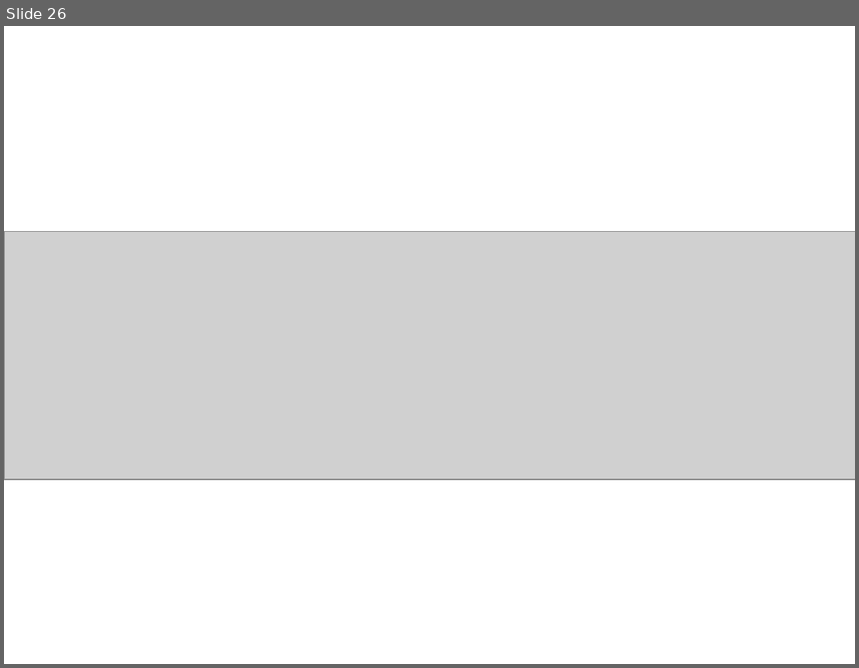
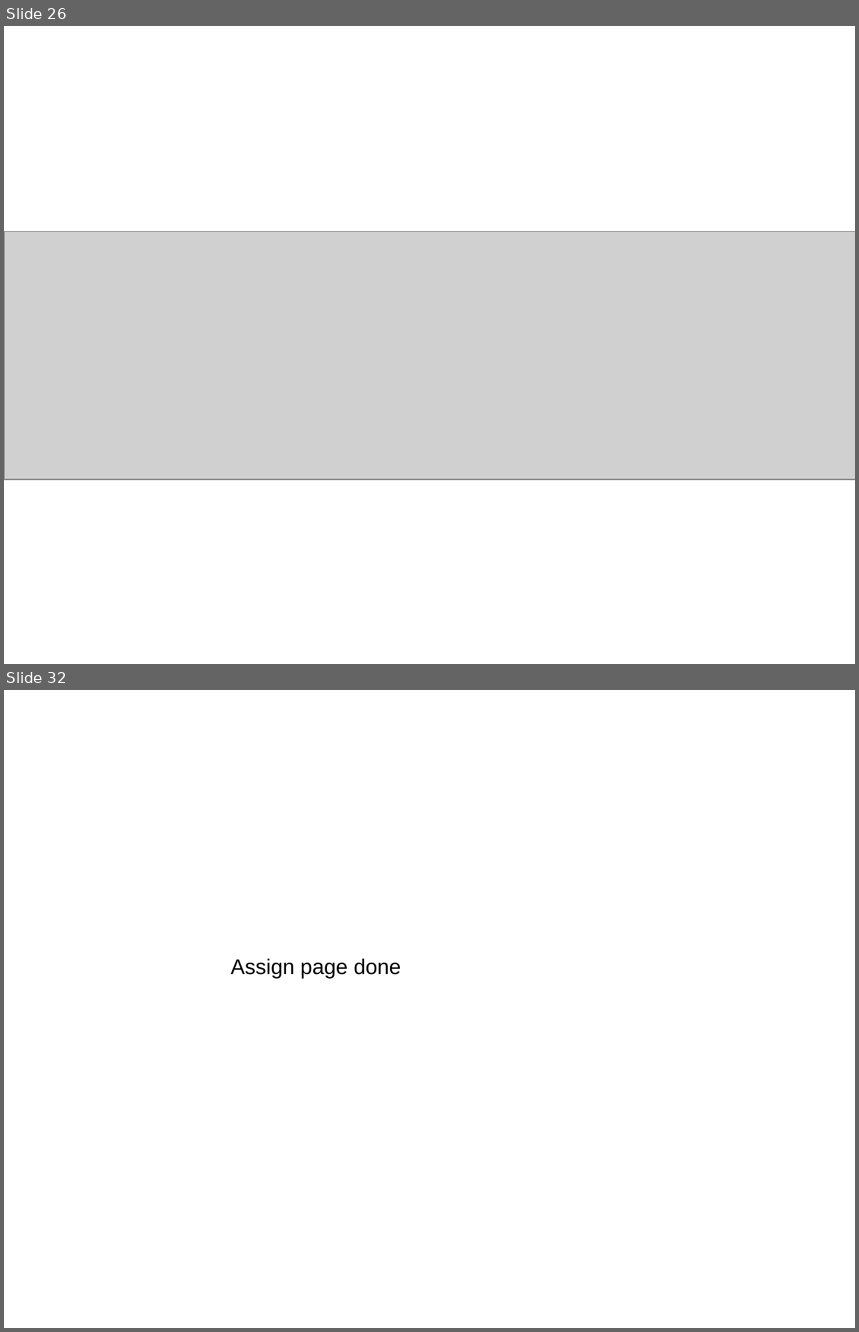
Before and after one commit to skipcole/opensimplatform, a slide deck: osp_arch_docs/instructor_vid/USIP_OSP_Facilitator_Training.ppt. Shown one above the other, each under a label of ours: slide 26 before the commit, slides 26 and 32 after it; the slides between them are not shown. The pictures are 859x668 and 859x1332 pixels, drawn with LibreOffice and Linux fonts; fonts in the diff are those of the drawing; grey boxes stand for pictures. Boxes give left, top, right and bottom in pixels: in the first picture for what was removed or moved away, otherwise in the second. Text is boxed around its words. In the diff, an @@ line names an element or a change of style, - is before the commit and + after.

```diff
--- a/osp_arch_docs/instructor_vid/USIP_OSP_Facilitator_Training.ppt
+++ b/osp_arch_docs/instructor_vid/USIP_OSP_Facilitator_Training.ppt
@@ slide 32 added at (4, 690, 855, 1328), background #FFFFFF @@
@@ text added at (230, 958, 401, 978), 18 pt, text #000000 @@
+Assign page done
```
Also in this commit, not shown: 16 other slides added, 16 slides removed, 10 other files.
